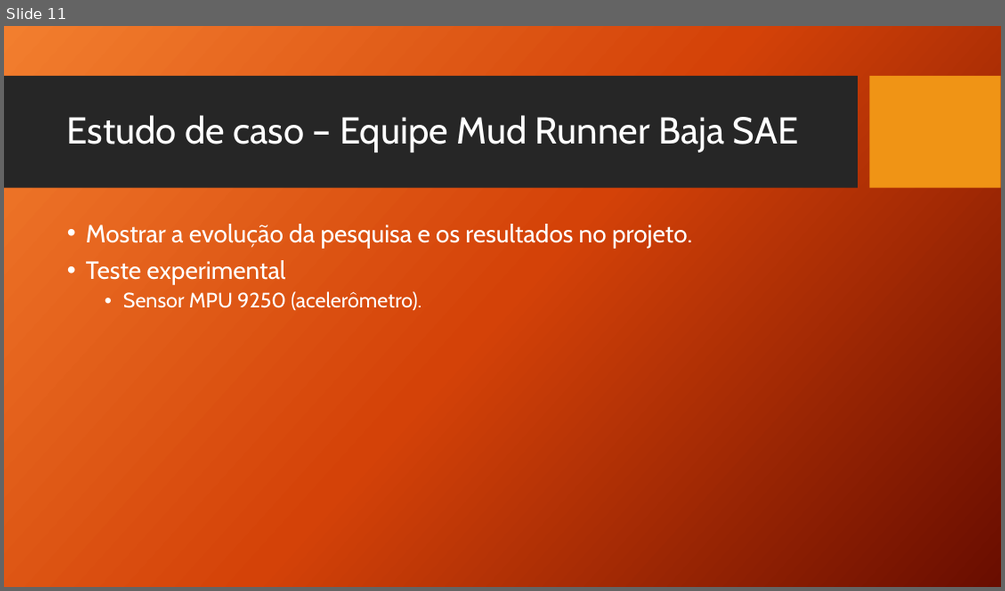
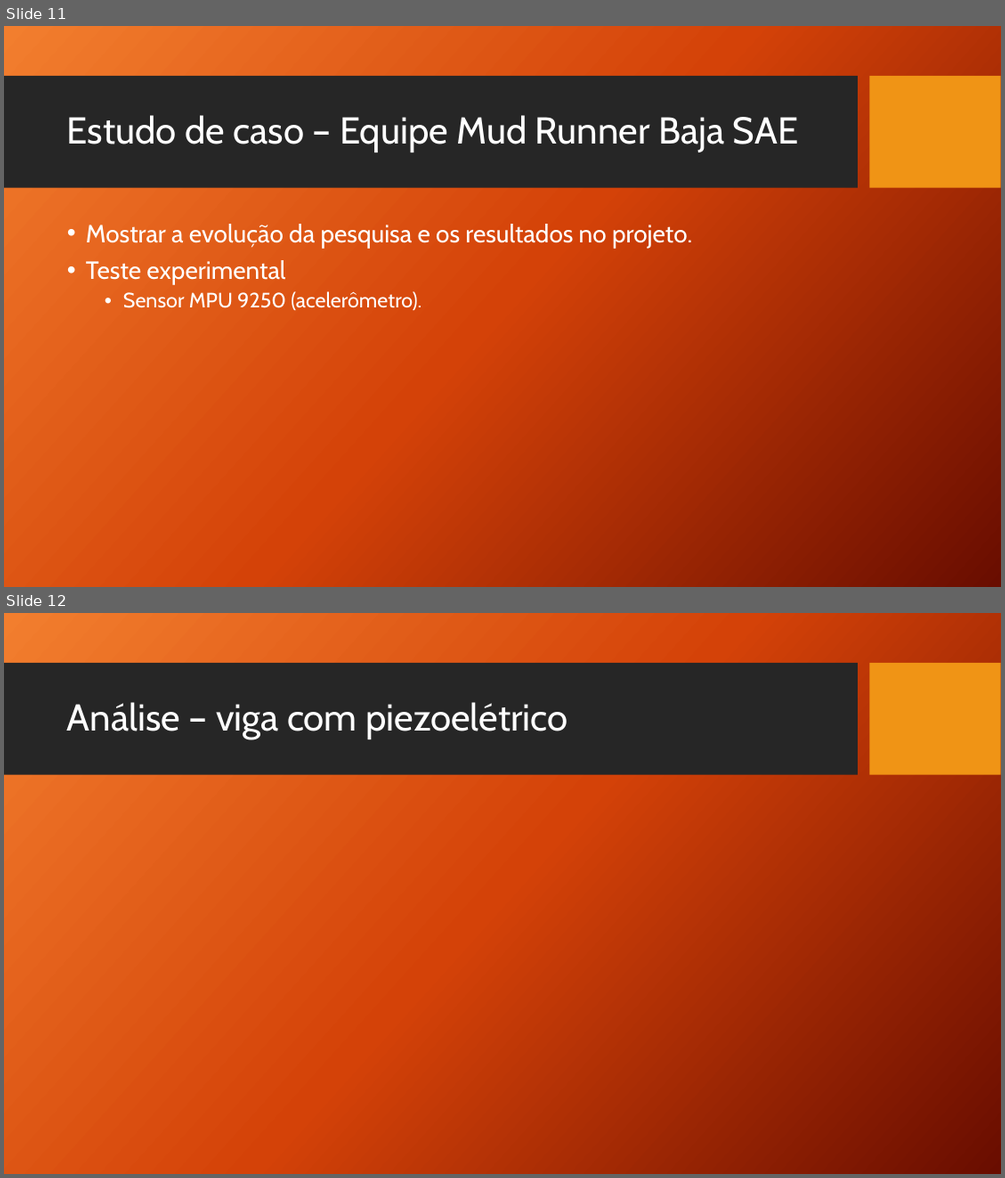
Before and after one commit to Meello/IC_Vibra-es, a slide deck: Apresentação/Iniciação científica em análise de vibrações em vigas.pptx. Shown one above the other, each under a label of ours: slide 11 before the commit, slides 11 and 12 after it. The pictures are 1005x591 and 1005x1178 pixels, drawn with LibreOffice and Linux fonts; fonts in the diff are those of the drawing; background and template pictures are left out. Boxes give left, top, right and bottom in pixels: in the first picture for what was removed or moved away, otherwise in the second. Text is boxed around its words. In the diff, an @@ line names an element or a change of style, - is before the commit and + after.

Commit message:
Fixed presentation.

```diff
--- a/Apresentação/Iniciação científica em análise de vibrações em vigas.pptx
+++ b/Apresentação/Iniciação científica em análise de vibrações em vigas.pptx
@@ slide 12 added at bbox=[4, 613, 1001, 1174], background picture (left out); not listed: 2 template elements that a slide beside it also shows @@
@@ title added at bbox=[67, 702, 567, 739], 36 pt, text #FFFFFF @@
+Análise – viga com piezoelétrico
```
